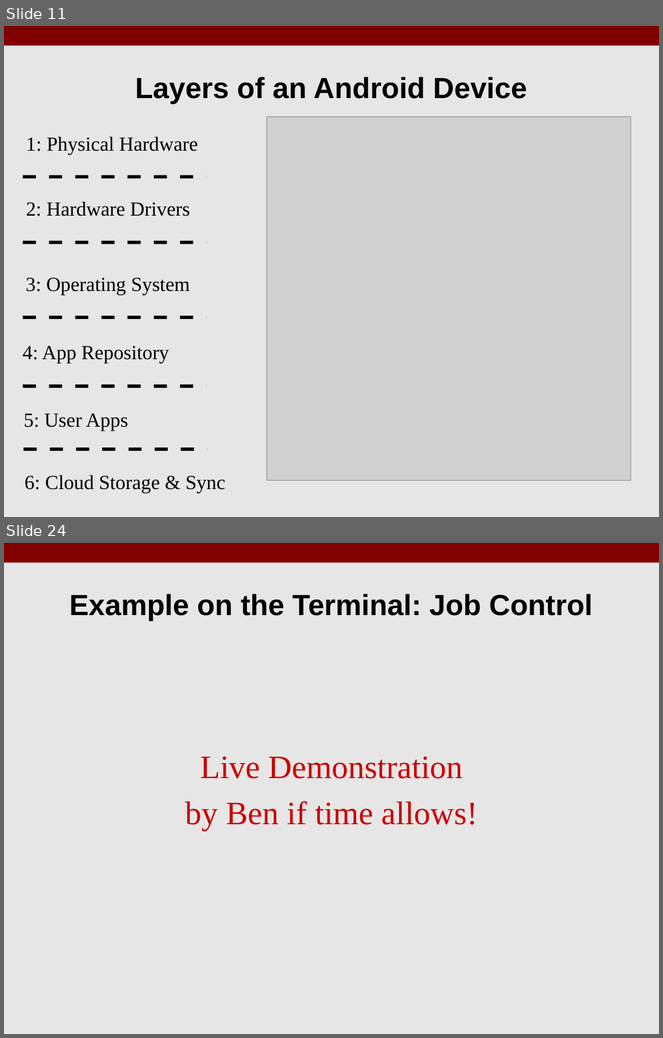
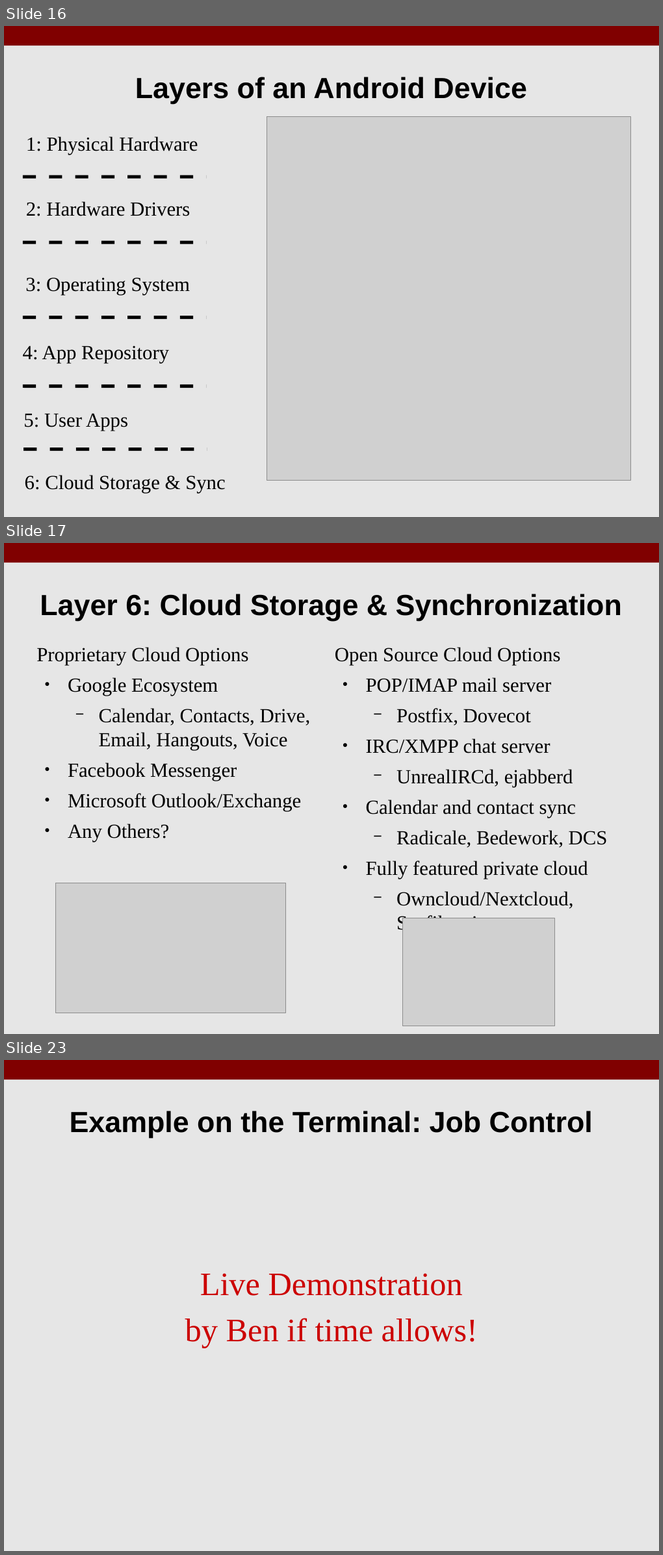
Before and after one commit to benroose/presentations, a slide deck: android_talk/KLF17_Android_Open_Source.odp. Shown one above the other, each under a label of ours: slides 11 and 24 before the commit, slides 16, 17 and 23 after it; the slides between them are not shown. The pictures are 663x1038 and 663x1555 pixels, drawn with LibreOffice and Linux fonts; fonts in the diff are those of the drawing; grey boxes stand for pictures. Boxes give left, top, right and bottom in pixels: in the first picture for what was removed or moved away, otherwise in the second. Text is boxed around its words. In the diff, an @@ line names an element or a change of style, - is before the commit and + after.

```diff
--- a/android_talk/KLF17_Android_Open_Source.odp
+++ b/android_talk/KLF17_Android_Open_Source.odp
@@ slide 17 added at [4,543,659,1034], background #E6E6E6; not listed: 1 template element that a slide beside it also shows @@
@@ title added at [40,594,622,621], 32 pt, text #000000, bold @@
+Layer 6: Cloud Storage & Synchronization
@@ text added at [36,647,311,842], 22 pt, text #000000 @@
+Proprietary Cloud Options
+● Google Ecosystem
+  − Calendar, Contacts, Drive, Email, Hangouts, Voice
+● Facebook Messenger
+● Microsoft Outlook/Exchange
+● Any Others?
@@ text added at [335,647,608,919], 22 pt, text #000000 @@
+Open Source Cloud Options
+● POP/IMAP mail server
+  − Postfix, Dovecot
+● IRC/XMPP chat server
+  − UnrealIRCd, ejabberd
+● Calendar and contact sync
+  − Radicale, Bedework, DCS
+● Fully featured private cloud
+  − Owncloud/Nextcloud,
+    Seafile, git-annex
@@ picture added at [55,883,285,1014] @@
@@ picture added at [403,919,555,1026] @@
@@ what was slide 11 is now slide 16 @@
@@ what was slide 24 is now slide 23 @@
```
Also in this commit, not shown: 6 slides changed, 7 other slides added, 10 slides removed, 18 other files.
